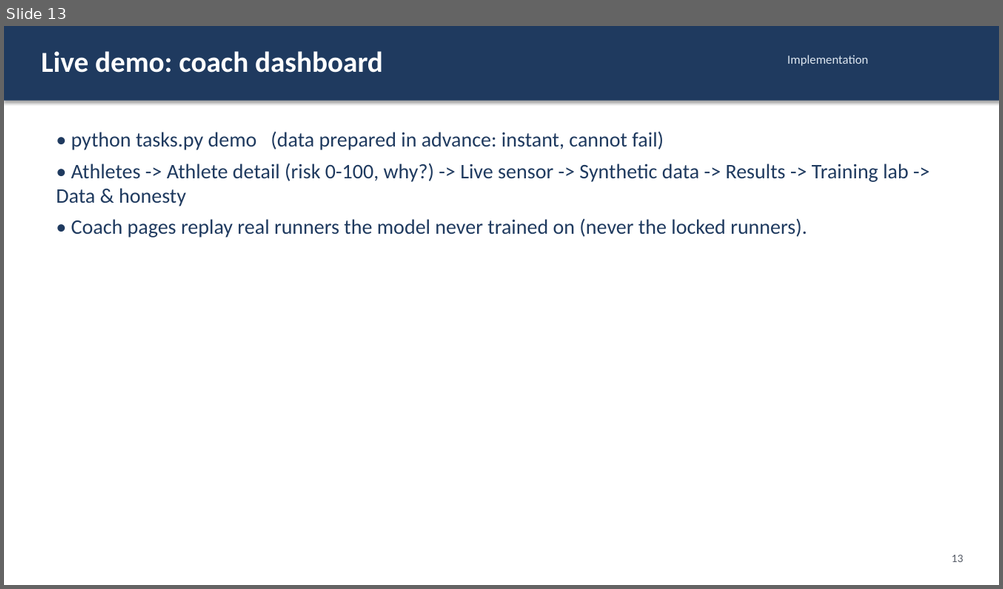
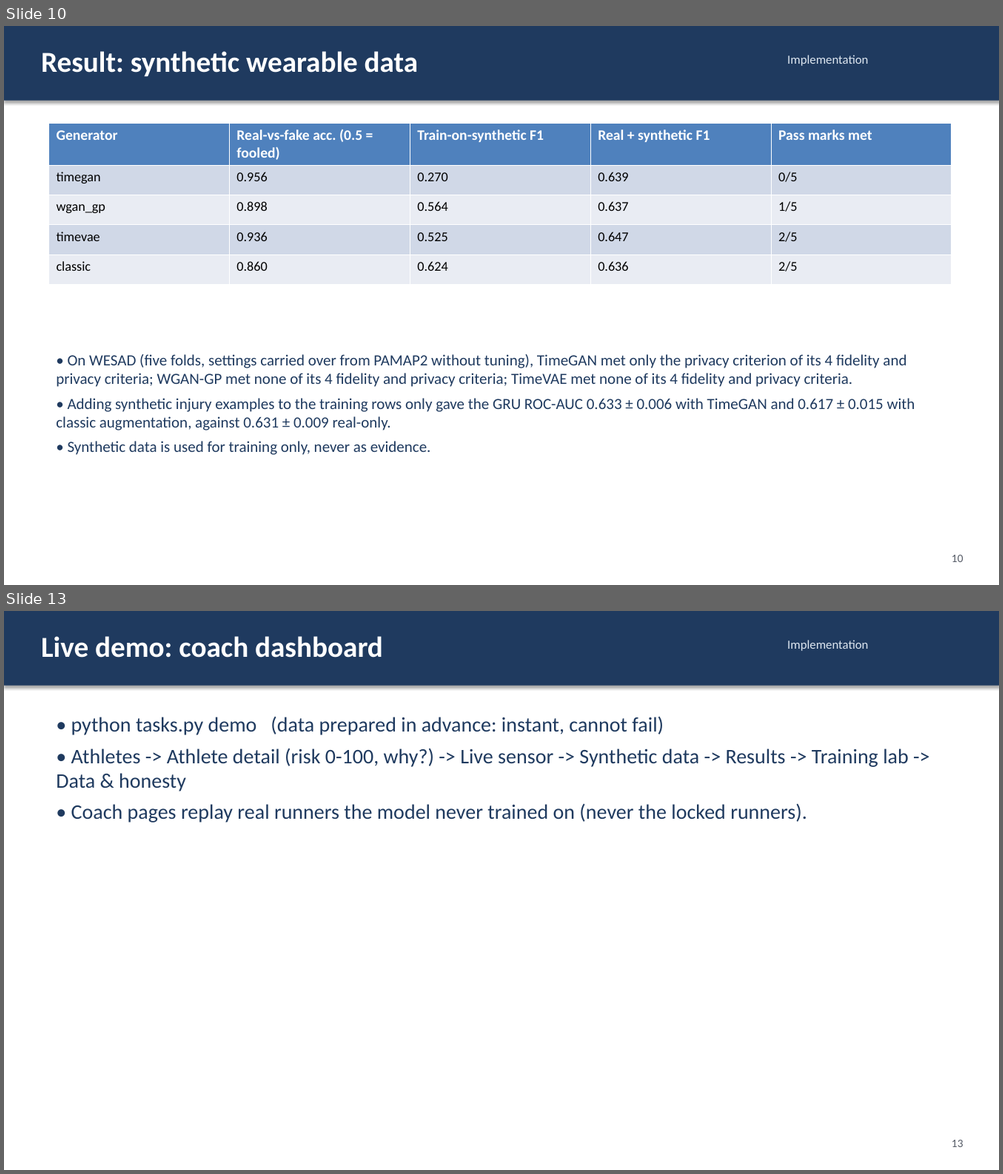
Before and after one commit to NamanJain017/SynAthlete-AIoT, a slide deck: slides/review2.pptx. Shown one above the other, each under a label of ours: slide 13 before the commit, slides 10 and 13 after it; the slides between them are not shown. The pictures are 1003x589 and 1003x1174 pixels, drawn with LibreOffice and Linux fonts; fonts in the diff are those of the drawing. Boxes give left, top, right and bottom in pixels: in the first picture for what was removed or moved away, otherwise in the second. Text is boxed around its words. In the diff, an @@ line names an element or a change of style, - is before the commit and + after.

```diff
--- a/slides/review2.pptx
+++ b/slides/review2.pptx
@@ slide 10 added at (4, 26, 999, 585), background #FFFFFF @@
@@ rectangle added at (4, 26, 999, 101), fill #1F3A5F @@
@@ text added at (41, 51, 418, 76), 28 pt, text #FFFFFF, bold @@
+Result: synthetic wearable data
@@ text added at (787, 55, 868, 66), 12 pt, text #DDE6F0 @@
+Implementation
@@ table added at (48, 123, 951, 275), 5 rows, 5 columns @@
+Generator | Real-vs-fake acc. (0.5 = fooled) | Train-on-synthetic F1 | Real + synthetic F1 | Pass marks met
+timegan | 0.956 | 0.270 | 0.639 | 0/5
+wgan_gp | 0.898 | 0.564 | 0.637 | 1/5
+timevae | 0.936 | 0.525 | 0.647 | 2/5
+classic | 0.860 | 0.624 | 0.636 | 2/5
@@ text added at (56, 355, 915, 455), 15 pt, text #1F3A5F @@
+• On WESAD (five folds, settings carried over from PAMAP2 without tuning), TimeGAN met only the privacy criterion of its 4 fidelity and privacy criteria; WGAN-GP met none of its 4 fidelity and privacy criteria; TimeVAE met none of its 4 fidelity and privacy criteria.
+• Adding synthetic injury examples to the training rows only gave the GRU ROC-AUC 0.633 ± 0.006 with TimeGAN and 0.617 ± 0.015 with classic augmentation, against 0.631 ± 0.009 real-only.
+• Synthetic data is used for training only, never as evidence.
@@ text added at (951, 555, 963, 562), 11 pt, text #555B66 @@
+10
```
Also in this commit, not shown: 7 slides changed, 1 slide removed, 8 other files.
